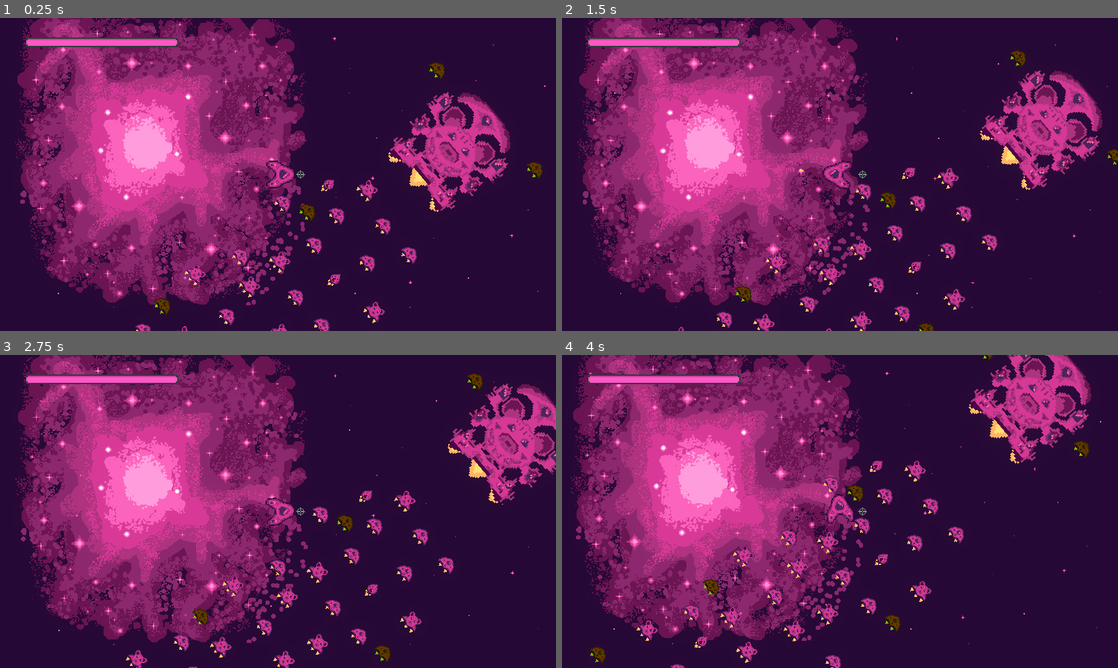
Above: before the commit, frames 1-4 (two rows, left to right).
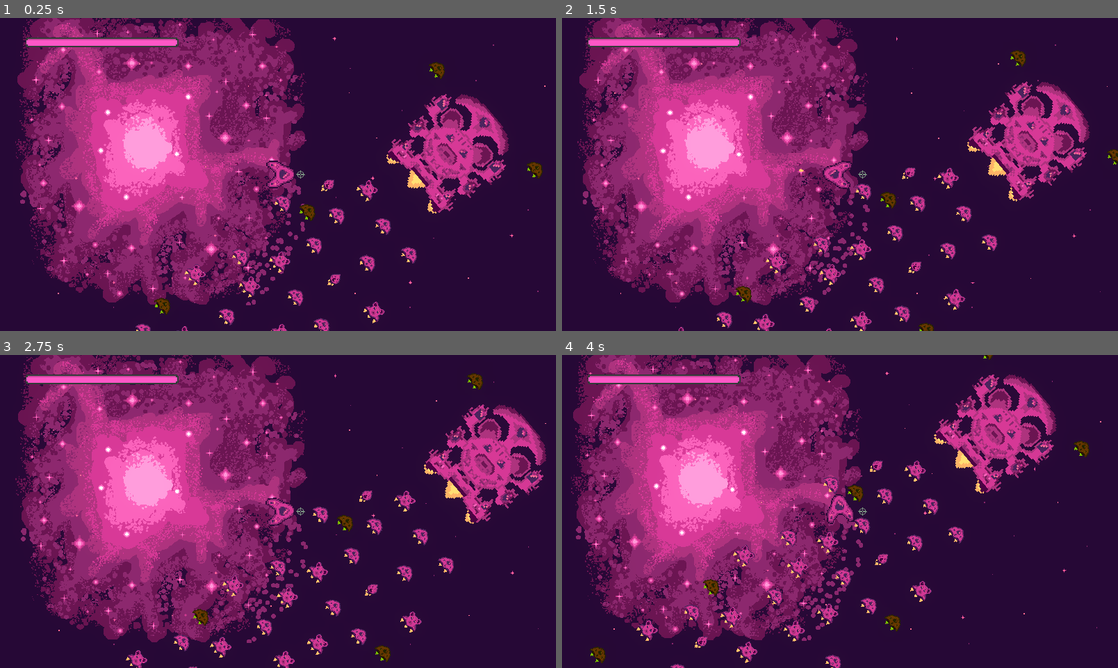
Above: after the commit, the same moments.

Repository: bear-minimum-studio/space-bear
Game: Godot game, scene res://Game.tscn
Same seed, same stepped clock (60 frames per second), same inputs: the game is played once before the commit and once after it. The engine's default icon, where the game draws it, is replaced by a stand-in: a white triangle on a blue panel in a dark square.
Inputs:
- Up to frame 1 (0.25 s): no input
- Up to frame 2 (1.5 s): hold Right (turn_right) 0.53-1.28 s; tap Down (decelerate) at 0.6 s; hold Ctrl (brake) from 1.28 s (still down); tap Space (fire) at 1.35 s
- Up to frame 3 (2.75 s): release Ctrl (brake) at 2.03 s; hold Right (turn_right) from 2.03 s (still down); hold G (grappling_hook) from 2.03 s (still down)
- Up to frame 4 (4 s): release Right (turn_right) at 2.78 s; release G (grappling_hook) at 2.78 s; hold Up (accelerate) 2.78-3.53 s; tap F (turret_fire) at 2.85 s; hold Left (turn_left) from 3.53 s (still down); tap Down (decelerate) at 3.6 s

The runs differ from the first frame. In frame 1, 2.8% of the frame differs, in the area x 69-92%, y 23-63%; in frame 2, 5.2%; in frame 3, 5.0%; in frame 4, 5.9%, in the area x 66-96%, y 0-45%.

Commit message:
feat: adjust health points

Diff:
--- a/npc/civilians/TurretShip.tscn
+++ b/npc/civilians/TurretShip.tscn
@@ -36,3 +36,6 @@
 [node name="CollisionShape2D" type="CollisionShape2D" parent="FireRange" index="0"]
 shape = SubResource("CircleShape2D_0uq2m")
 debug_color = Color(0.701961, 0.466667, 0, 0.419608)
+
+[node name="HealthSystem" parent="." index="5"]
+max_health = 5
--- a/npc/enemies/Enemy.tscn
+++ b/npc/enemies/Enemy.tscn
@@ -32,3 +32,6 @@
 [node name="CollisionShape2D" type="CollisionShape2D" parent="FireRange" index="0"]
 shape = SubResource("CircleShape2D_d6bky")
 debug_color = Color(0.701961, 0.466667, 0, 0.419608)
+
+[node name="HealthSystem" parent="." index="5"]
+max_health = 20
--- a/npc/mother-ship/MotherShip.tscn
+++ b/npc/mother-ship/MotherShip.tscn
@@ -10,6 +10,7 @@
 [node name="MotherShip" groups=["flock"] instance=ExtResource("1_yo7vv")]
 scale = Vector2(3, 3)
 collision_layer = 8
+speed = 30.0
 
 [node name="Ship" parent="." index="0"]
 rotation = 1.5708
